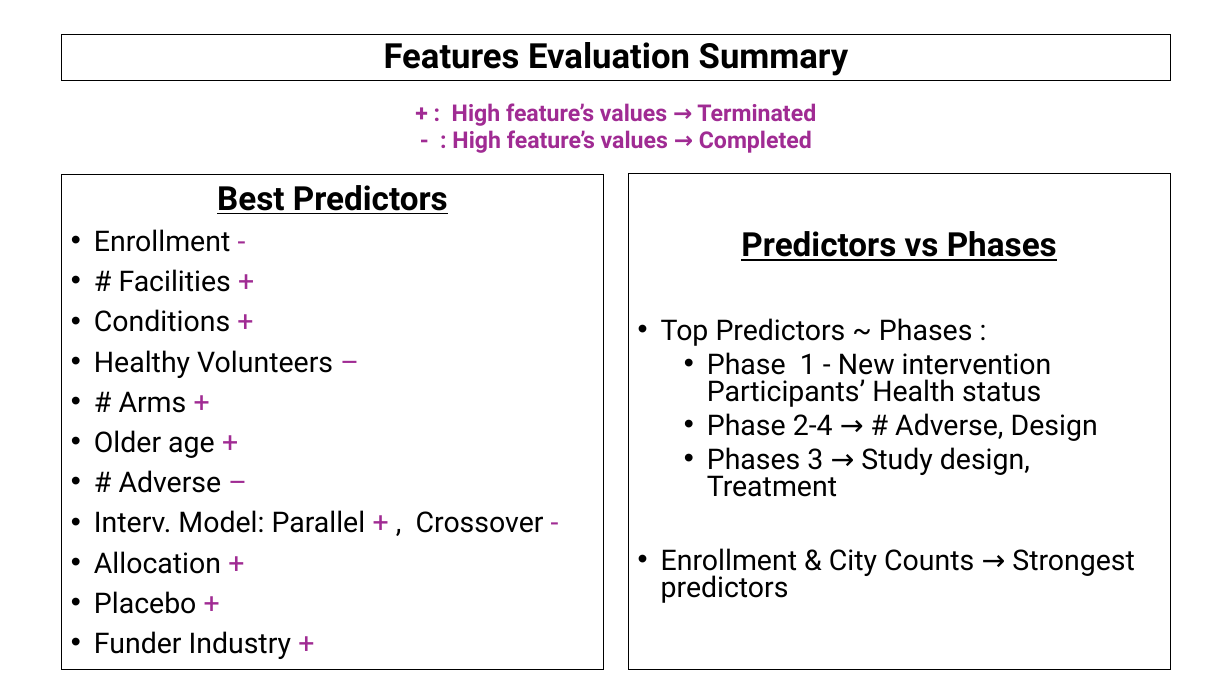
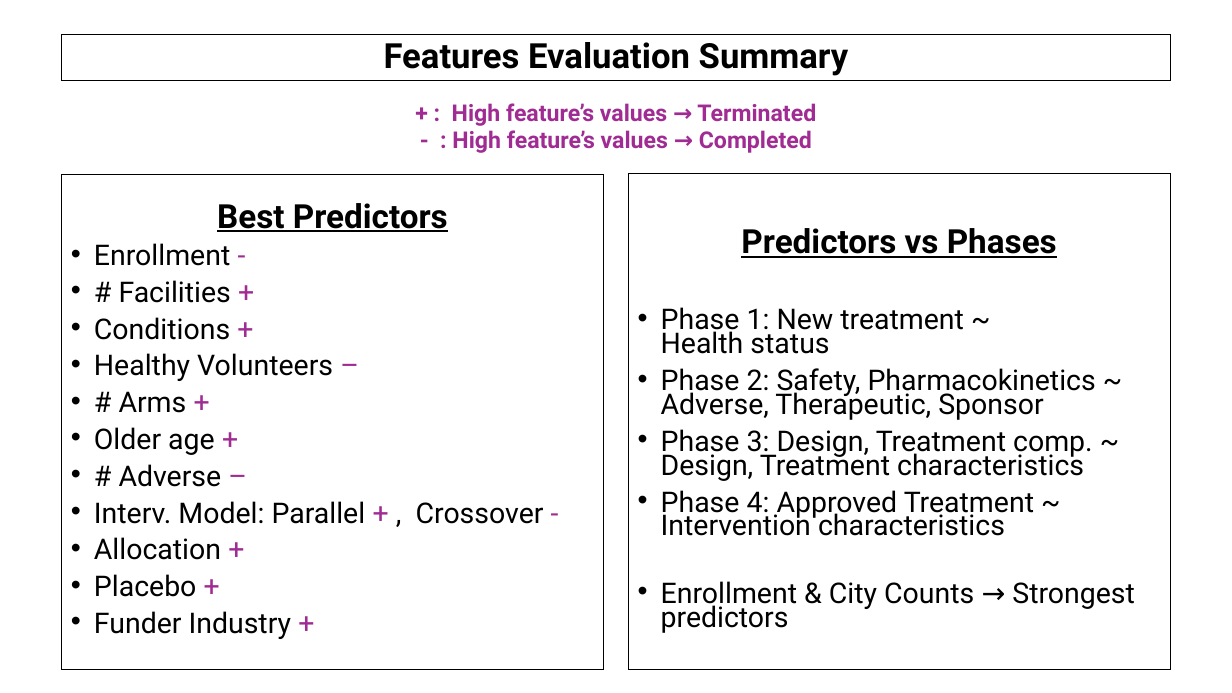
Before and after one commit to AndreouEugenia/Thesis, a slide deck: slide 23 of Thesis_Presentation.pptx (slide 22 before the commit). Drawn at 1232x693 pixels with LibreOffice and Linux fonts; fonts in the diff are those of the drawing; background and template pictures are left out. Boxes give left, top, right and bottom in pixels: in the first picture for what was removed or moved away, otherwise in the second. Text is boxed around its words. In the diff, an @@ line names an element or a change of style, - is before the commit and + after.

```diff
--- a/Thesis_Presentation.pptx
+++ b/Thesis_Presentation.pptx
@@ text "Best Predictors" at bbox=[62, 175, 604, 670]: line spacing 0.8 to 0.7 @@
@@ text at bbox=[661, 228, 1135, 633]: line spacing 0.8 to 0.7 @@
@@ text at bbox=[661, 307, 1096, 536]: text changed @@
-• Top Predictors ~ Phases :
-  • Phase 1 - New intervention Participants’ Health status
-  • Phase 2-4 → # Adverse, Design
-  • Phases 3 → Study design, Treatment
+• Phase 1: New treatment ~
+  Health status
+• Phase 2: Safety, Pharmacokinetics ~ Adverse, Therapeutic, Sponsor
+• Phase 3: Design, Treatment comp. ~ Design, Treatment characteristics
+• Phase 4: Approved Treatment ~ Intervention characteristics
```
Also in this commit, not shown: 12 other slides changed, 4 other files.
